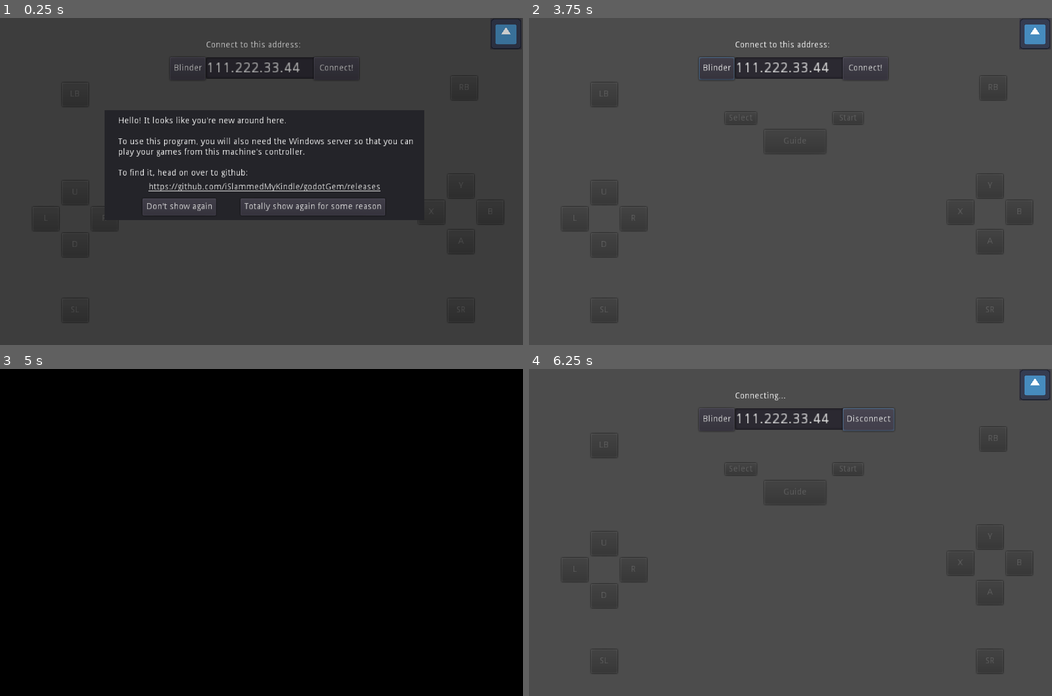
Above: before the commit, frames 1-4 (two rows, left to right).
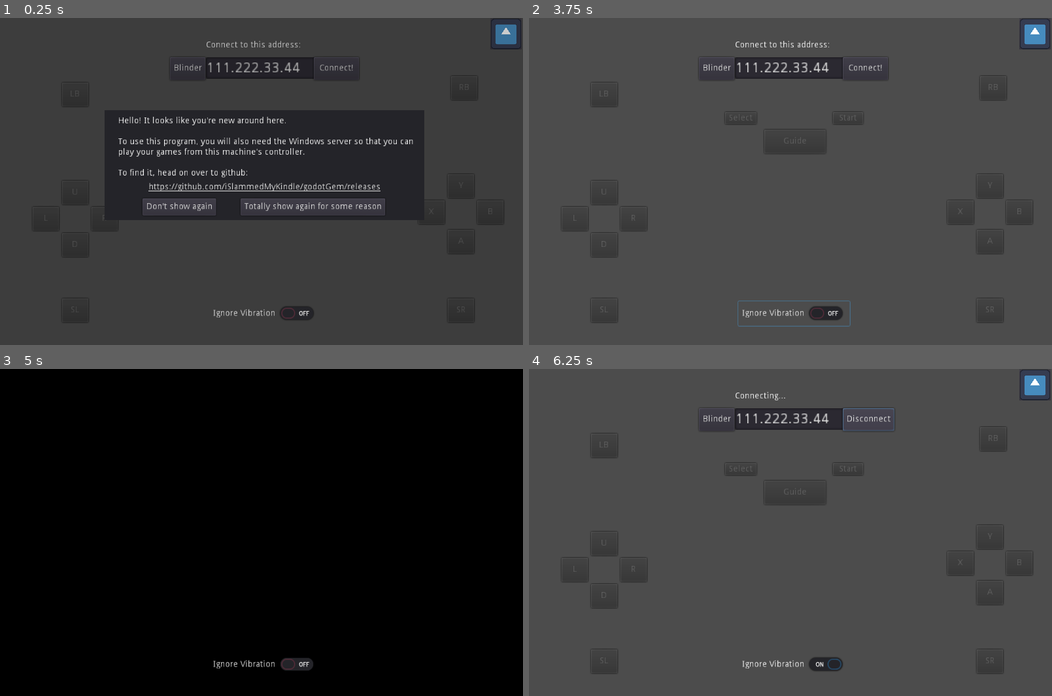
Above: after the commit, the same moments.

Repository: iSlammedMyKindle/godotGem
Game: Godot game, scene res://Main.tscn
Two runs of this game, one before a commit and one after it. Both use one fixed random seed, a clock stepped at 60 frames per second and the inputs below. The engine's default icon, where the game draws it, is replaced by a stand-in: a white triangle on a blue panel in a dark square.
Inputs (mouse positions are in pixels of both pictures, inside the frame that each line leads up to):
- Up to frame 1 (0.25 s): no input
- Up to frame 2 (3.75 s): click (795, 312) at 0.5 s, where only the run after the commit has a clickable "Ignore Vibration"; click "Don't show again" at 1.25 s; click "Blinder" at 2 s; click "Blinder" at 2.75 s; click (795, 312) at 3.5 s, where only the run after the commit has a clickable "Ignore Vibration"
- Up to frame 3 (5 s): click "Blinder" at 4.25 s
- Up to frame 4 (6.25 s): click (795, 663) at 5 s, where only the run after the commit has a clickable "Ignore Vibration"; click "Connect!" at 5.75 s

The runs differ from the first frame. In frame 1, 0.3% of the frame differs, in the area x 40-60%, y 88-93%; in frame 2, 0.5%, in the area x 32-62%, y 12-95%; in frame 3, 0.3%; in frame 4, 0.3%.
Error before the commit: Invalid operands 'String' and 'int' in operator '+'. (res://Main.gd:121)
Error after the commit: Invalid operands 'String' and 'int' in operator '+'. (res://Main.gd:125)

Commit message:
Vibration can now be toggled on and off

Diff:
--- a/client/Main.gd
+++ b/client/Main.gd
@@ -3,6 +3,7 @@
 var client = WebSocketClient.new()
 var connected = false
 var config = ConfigFile.new()
+var ignoreVibrationBool = false
 
 # This list is under the mercy of ViGEm. The buttons are sorted out here based on it's indexing, *not* godot's
 var evtList = {
@@ -98,6 +99,9 @@
 
 func _on_data():
 	#So far this is for rumble data only. First index of the array is target controller, second is small motor, and third is the large motor
+	if ignoreVibrationBool:
+		return
+
 	var data = client.get_peer(1).get_packet()
 	if data[1] == 0 and data[2] == 0:
 		Input.stop_joy_vibration(0)
@@ -163,3 +167,7 @@
 
 func _on_githubPage_pressed():
 	OS.shell_open("https://github.com/iSlammedMyKindle/godotGem")
+
+
+func _on_CheckButton_pressed():
+	ignoreVibrationBool = !ignoreVibrationBool
--- a/client/Main.tscn
+++ b/client/Main.tscn
@@ -162,6 +162,15 @@
 [node name="firstTimeRun" parent="." instance=ExtResource( 8 )]
 visible = false
 
+[node name="IgnoreVibration" type="CheckButton" parent="."]
+margin_left = 512.0
+margin_top = 693.0
+margin_right = 694.0
+margin_bottom = 733.0
+rect_scale = Vector2( 1.5, 1.5 )
+text = "Ignore Vibration"
+
 [connection signal="pressed" from="githubPage" to="." method="_on_githubPage_pressed"]
 [connection signal="pressed" from="BlinderBtn" to="." method="_on_BlinderBtn_pressed"]
 [connection signal="pressed" from="Button" to="." method="_on_Button_pressed"]
+[connection signal="pressed" from="IgnoreVibration" to="." method="_on_CheckButton_pressed"]
